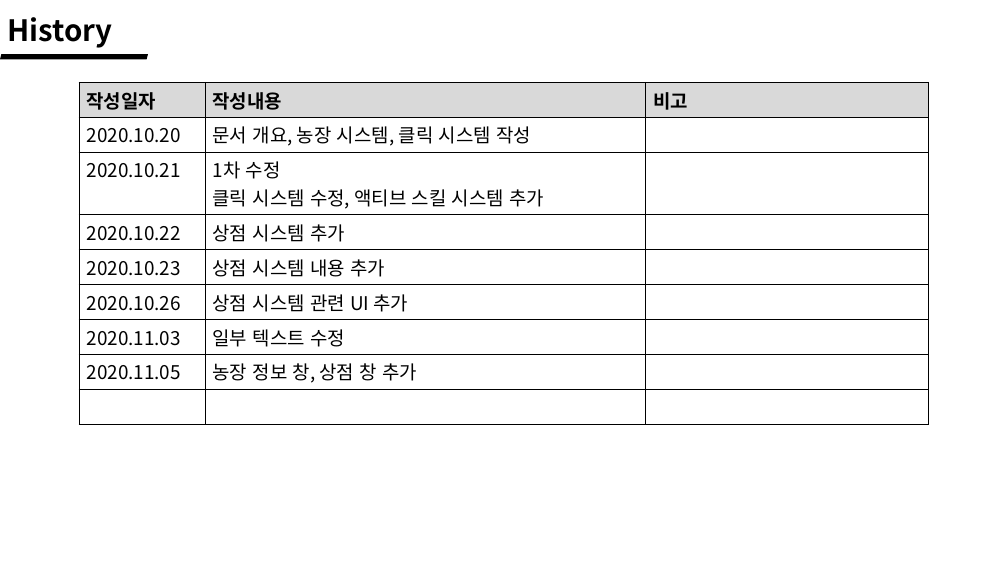
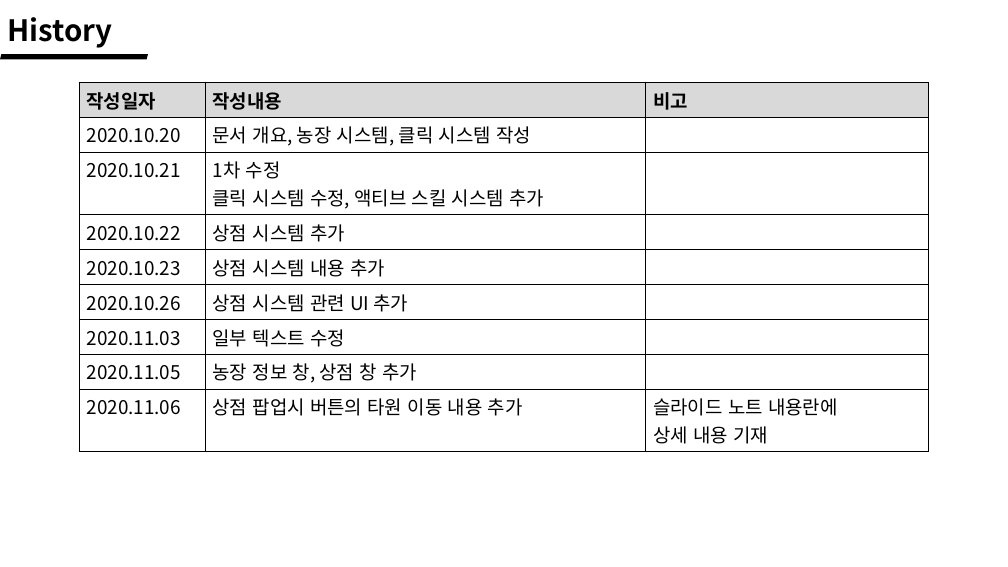
Before and after one commit to wlrud753/CarryCarrot, a slide deck: slide 2 of 기획서/당근키우기 시스템.pptx. Drawn at 1008x567 pixels with LibreOffice and Linux fonts; fonts in the diff are those of the drawing. Boxes give left, top, right and bottom in pixels: in the first picture for what was removed or moved away, otherwise in the second. Text is boxed around its words. In the diff, an @@ line names an element or a change of style, - is before the commit and + after.

```diff
--- a/기획서/당근키우기 시스템.pptx
+++ b/기획서/당근키우기 시스템.pptx
@@ table at box(79, 82, 930, 448) @@
-row 9:  |  | 
+row 9: 2020.11.06 | 상점 팝업시 버튼의 타원 이동 내용 추가 | 슬라이드 노트 내용란에 상세 내용 기재
```
Also in this commit, not shown: 1 other slide changed, 58 other files.
